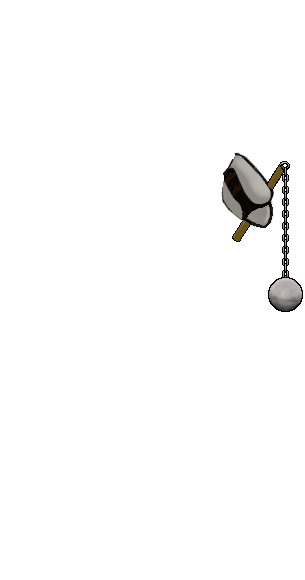
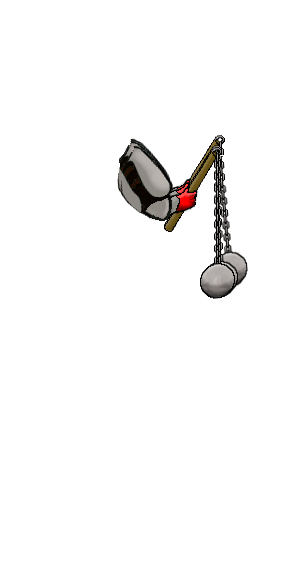
The second 305 × 580 image is a revision of the first. Changes to its layers:
renamed "espada1" to "hombro", hid it, moved it above "mano", painted on it over left=117, top=138, right=275, bottom=229
renamed "guante" to "maza", hid it, painted on it over left=164, top=145, right=303, bottom=312
added layer "1" above "2" over left=120, top=145, right=235, bottom=299
added layer "2" above "3" over left=117, top=140, right=239, bottom=298
added layer "3" over left=117, top=135, right=248, bottom=289
